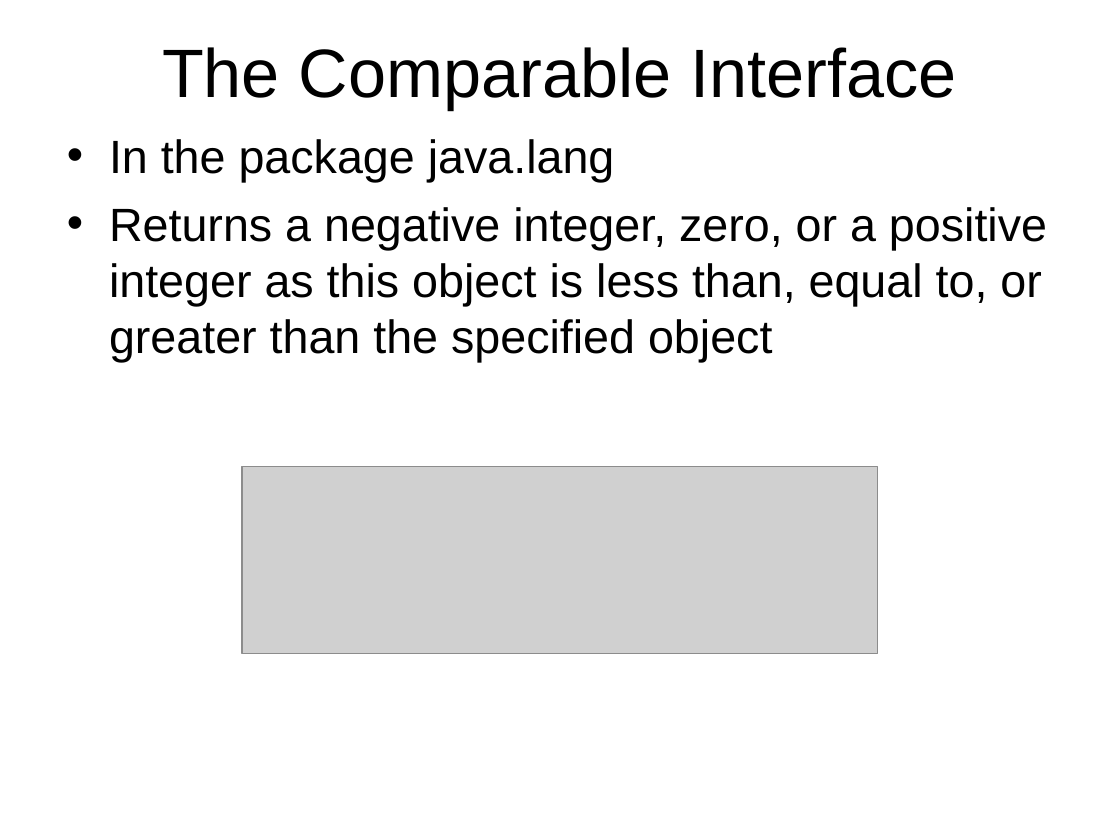
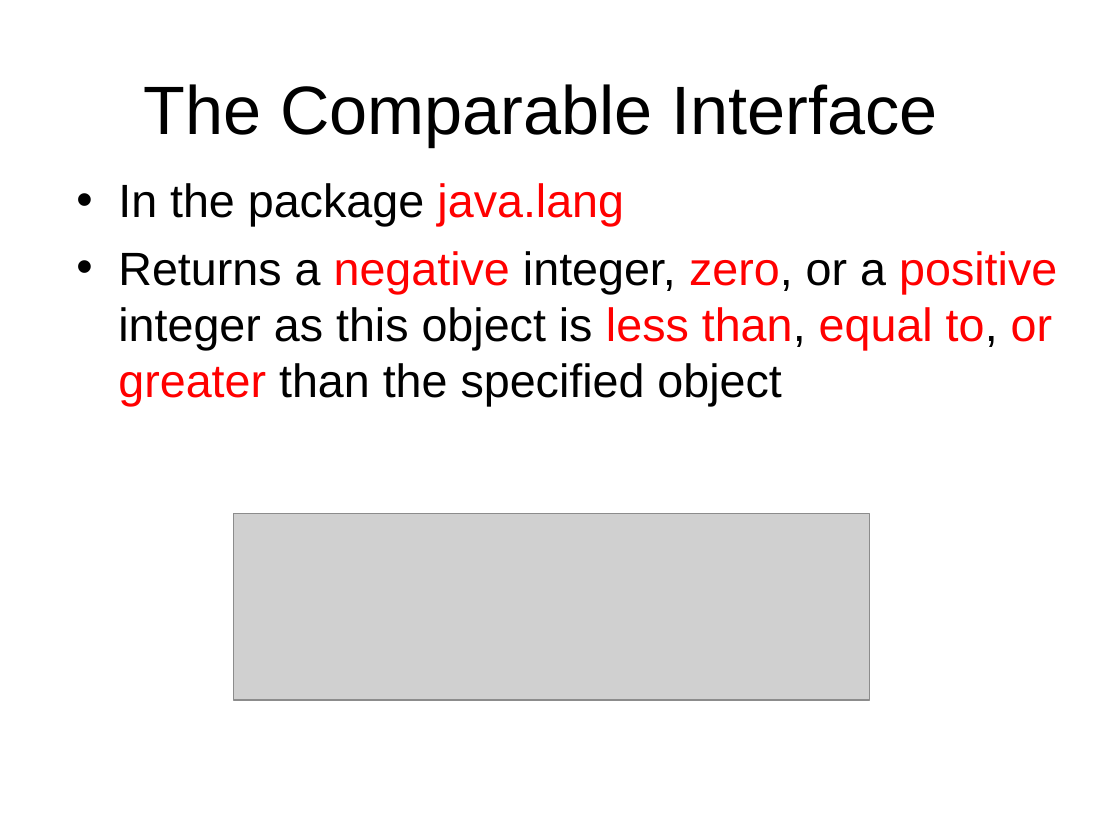
Before and after one commit to octaviordz/zjnu2017.github.io, a slide deck: slide 55 of OOP/lectures/040--Inheritance.and.Interfaces.ppt (slide 57 before the commit). Drawn at 1120x840 pixels with LibreOffice and Linux fonts; fonts in the diff are those of the drawing; grey boxes stand for pictures. Boxes give left, top, right and bottom in pixels: in the first picture for what was removed or moved away, otherwise in the second. Text is boxed around its words. In the diff, an @@ line names an element or a change of style, - is before the commit and + after.

```diff
--- a/OOP/lectures/040--Inheritance.and.Interfaces.ppt
+++ b/OOP/lectures/040--Inheritance.and.Interfaces.ppt
@@ title "The Comparable Interface": place and size @@
-title "The Comparable Interface" at [162, 47, 957, 109]
+title "The Comparable Interface" at [143, 84, 938, 147]
@@ text "In the package java.lang": place and size @@
-text "In the package java.lang" at [109, 139, 1047, 362]
+text "In the package java.lang" at [118, 183, 1057, 406]
@@ text "In the package java.lang" at [118, 183, 1057, 406]: text colour #000000 to #FF0000 in "java.lang", "negative zero, positive less than, equal to, ..." @@
@@ picture: place and size @@
-picture at [242, 467, 878, 654]
+picture at [233, 513, 869, 700]
```
Also in this commit, not shown: 31 other slides changed, 6 slides added, 8 slides removed, 1 other file.
